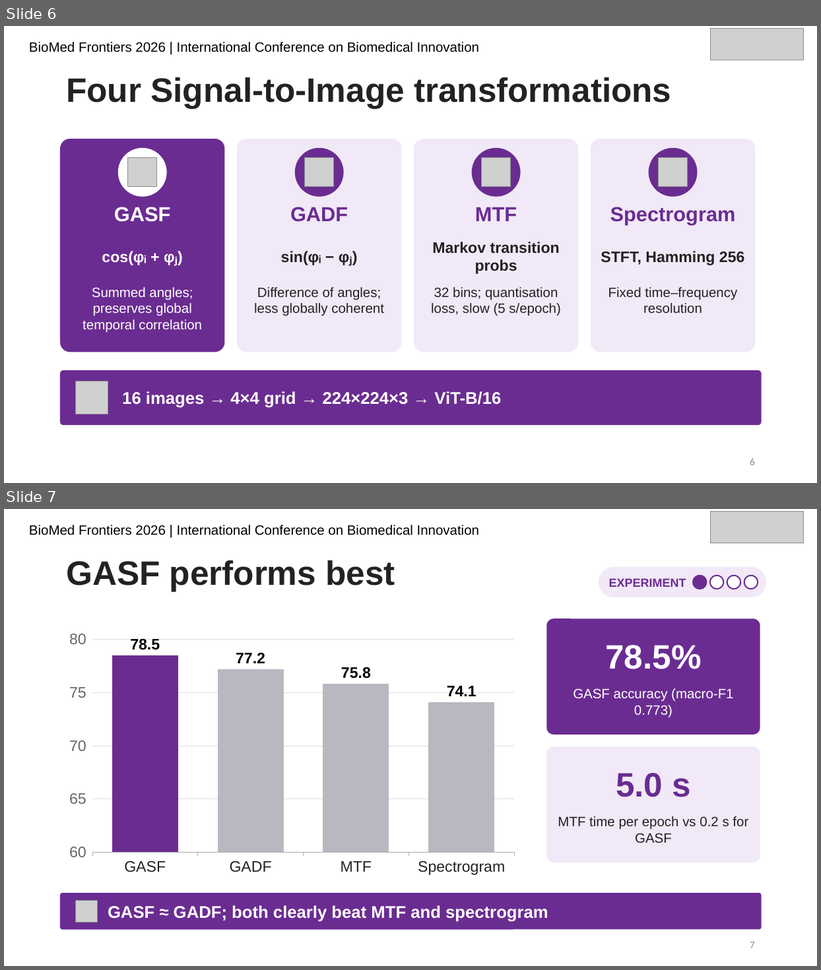
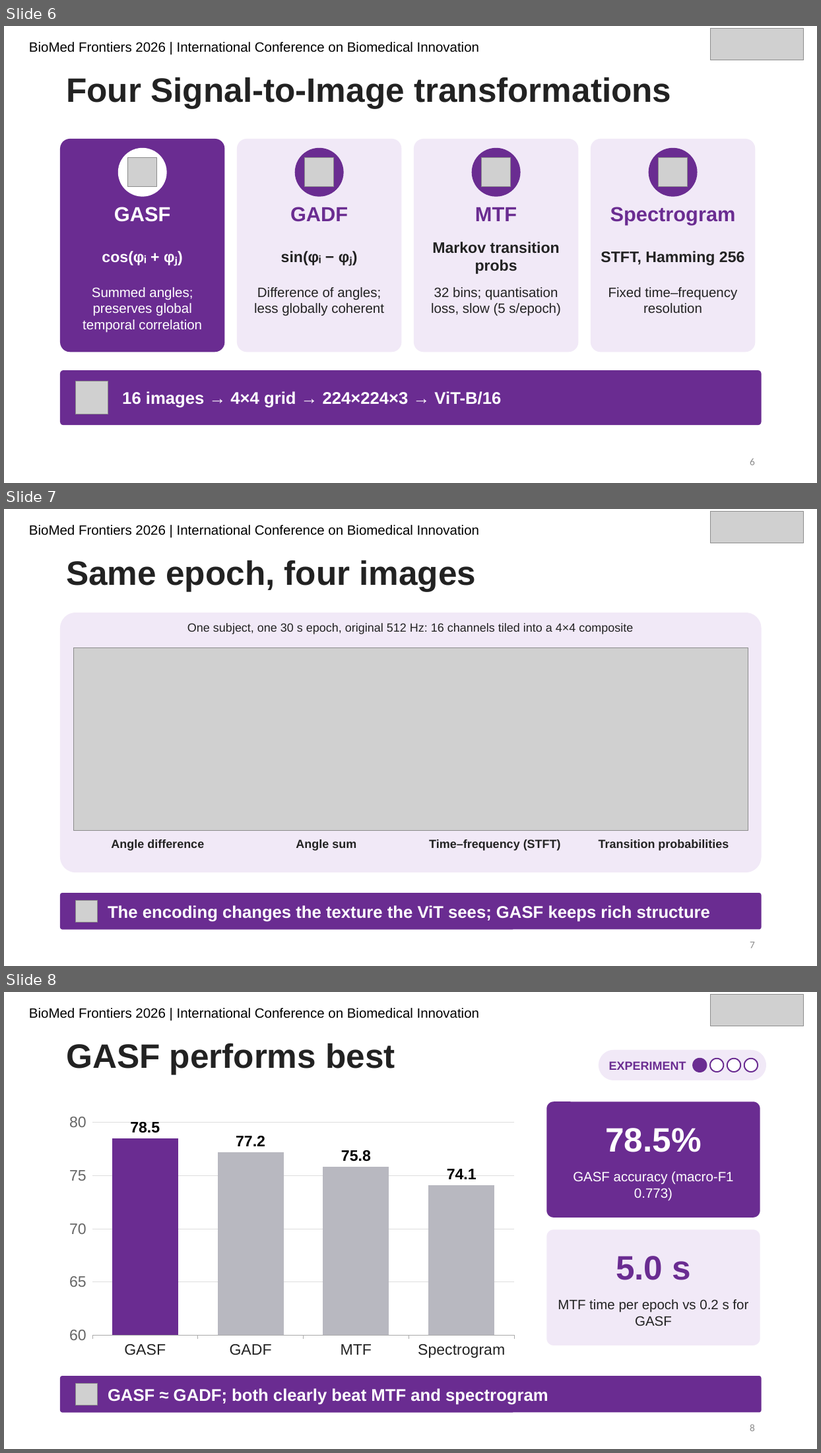
Before and after one commit to JanithRamanayake523/EEG2Img-ViT-Sleep-Staging, a slide deck: presentation/Systematic Evaluation of Signal-to-Image Transformation Pipelines for Vision Transformer-based Sleep Stage Classification - Presentation.pptx. Shown one above the other, each under a label of ours: slides 6 and 7 before the commit, slides 6, 7 and 8 after it. The pictures are 821x970 and 821x1453 pixels, drawn with LibreOffice and Linux fonts; fonts in the diff are those of the drawing; grey boxes stand for pictures. Boxes give left, top, right and bottom in pixels: in the first picture for what was removed or moved away, otherwise in the second. Text is boxed around its words. In the diff, an @@ line names an element or a change of style, - is before the commit and + after.

```diff
--- a/presentation/Systematic Evaluation of Signal-to-Image Transformation Pipelines for Vision Transformer-based Sleep Stage Classification - Presentation.pptx
+++ b/presentation/Systematic Evaluation of Signal-to-Image Transformation Pipelines for Vision Transformer-based Sleep Stage Classification - Presentation.pptx
@@ slide 7 added at (4, 509, 817, 966), background #FFFFFF @@
@@ text added at (29, 525, 479, 535), 16 pt, text #000000 @@
+BioMed Frontiers 2026 | International Conference on Biomedical Innovation
@@ picture added at (711, 511, 804, 543) @@
@@ title added at (66, 560, 477, 591), 40 pt, text #222222, bold @@
+Same epoch, four images
@@ rounded rectangle added at (60, 613, 762, 873), fill #F1E9F7 @@
@@ text added at (187, 623, 633, 634), 14 pt, text #222222 @@
+One subject, one 30 s epoch, original 512 Hz: 16 channels tiled into a 4×4 composite
@@ picture added at (73, 648, 748, 831) @@
@@ text added at (111, 840, 204, 851), 14 pt, text #222222, bold @@
+Angle difference
@@ text added at (296, 840, 356, 851), 14 pt, text #222222, bold @@
+Angle sum
@@ text added at (429, 840, 561, 851), 14 pt, text #222222, bold @@
+Time–frequency (STFT)
@@ text added at (599, 840, 729, 851), 14 pt, text #222222, bold @@
+Transition probabilities
@@ rounded rectangle added at (60, 893, 762, 930), fill #6A2C91 @@
@@ picture added at (75, 900, 97, 923) @@
@@ text added at (108, 906, 710, 922), 20 pt, text #FFFFFF, bold @@
+The encoding changes the texture the ViT sees; GASF keeps rich structure
@@ page number added at (750, 942, 755, 949), 12 pt, text #8C8C8C @@
+7
@@ what was slide 7 is now slide 8 @@
@@ page number at (750, 1424, 755, 1432): text changed @@
-7
+8
```
Also in this commit, not shown: 2 other slides added, 6 other files.
